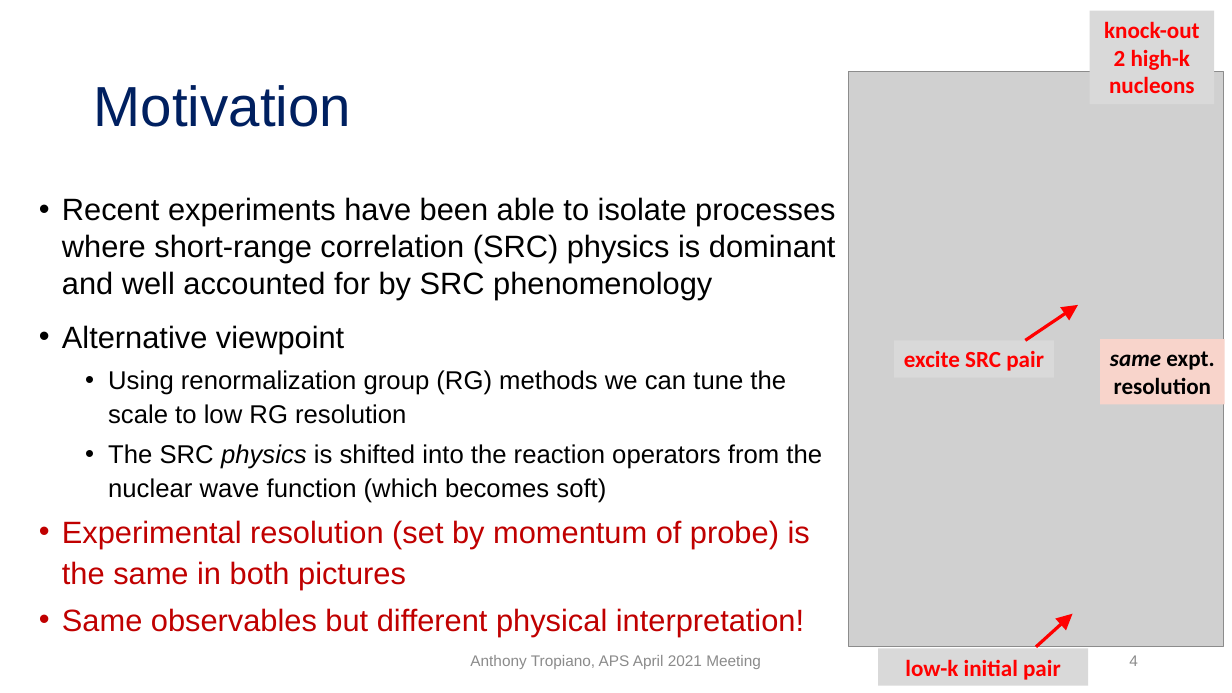
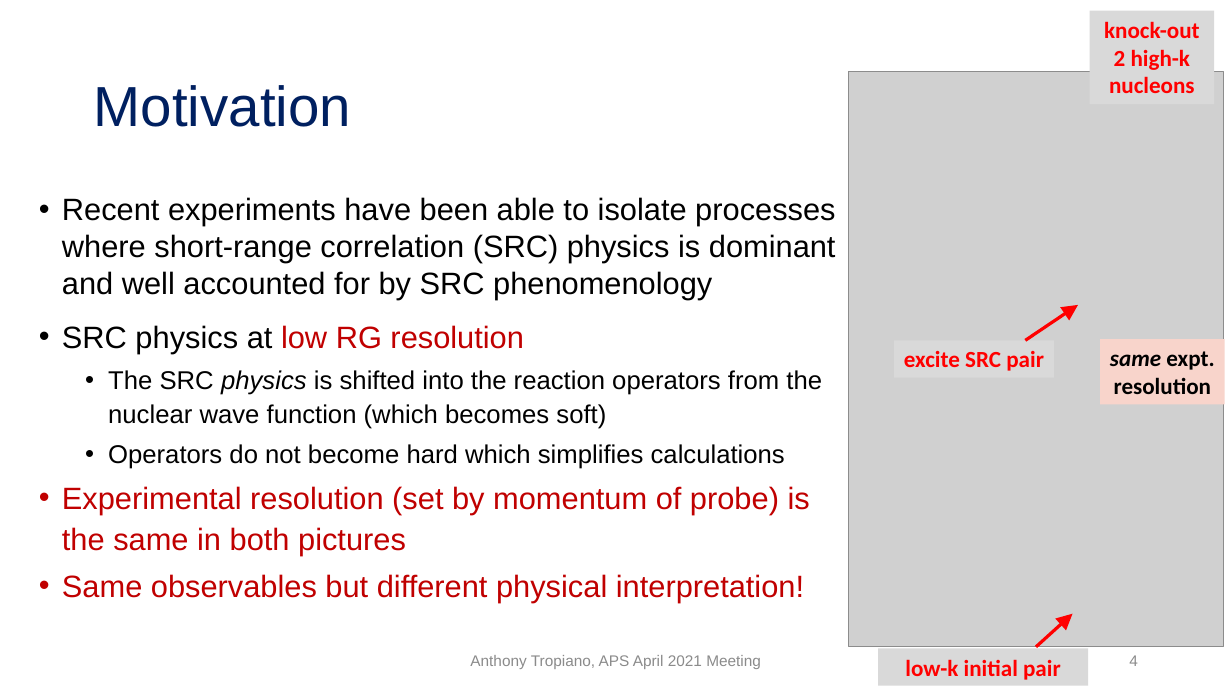
Before and after one commit to tropiano4/tropiano-srg, a slide deck: slide 4 of Presentations/APS_April2021/tropiano_aps_april2021.pptx. Drawn at 1232x693 pixels with LibreOffice and Linux fonts; fonts in the diff are those of the drawing; grey boxes stand for pictures. Boxes give left, top, right and bottom in pixels: in the first picture for what was removed or moved away, otherwise in the second. Text is boxed around its words. In the diff, an @@ line names an element or a change of style, - is before the commit and + after.

Commit message:
More updates to APS talk
Small changes to several figures. Averaging a_2 values. Changes to wording in the talk.

```diff
--- a/Presentations/APS_April2021/tropiano_aps_april2021.pptx
+++ b/Presentations/APS_April2021/tropiano_aps_april2021.pptx
@@ text at box(62, 325, 524, 353): text changed; size 20 to 24 pt; text colour #000000 to #C00000 @@
-• Alternative viewpoint
-  • Using renormalization group (RG) methods we can tune the scale to low RG resolution
+• SRC physics at low RG resolution
@@ text at box(108, 444, 785, 469): paragraph added @@
+  • Operators do not become hard which simplifies calculations
```
Also in this commit, not shown: 21 other slides changed, 2 slides removed, 10 other files.
